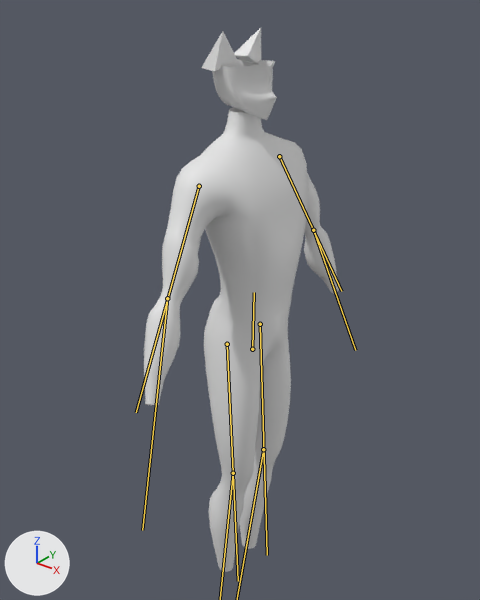
One commit to the glTF model gueya2.glb: the scene before it, then after it.
Rendered twice from a 50 mm lens placed at (1.48, -1.94, 2.39), pointed at (-0.1, 0.04, 1.17). Arrows for +X, +Y and +Z are at lower left; the lights stay in place. The bones that change are drawn over the model as lines.
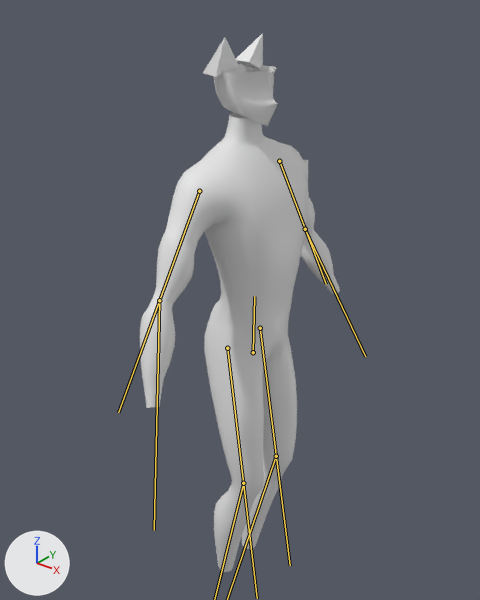
The newer file adds an action. The first version stands in its rest pose; the second is drawn at frame 26 of the action 'idle_loop'.

Edits to the scene script, one JSON object a line:
```json
{"block": "bone_bone", "where": "bone_bone = bpy.data.objects['Armature'].pose.bones['Bone']"}
{"op": "set", "path": "bone_bone.location", "old": "(0.0, 0.0, 0.0)", "new": "(0.0, -0.04, 0.0)"}
{"block": "bone_bone_004", "where": "bone_bone_004 = bpy.data.objects['Armature'].pose.bones['Bone.004']  # child of 'Bone.003'"}
{"op": "set", "path": "bone_bone_004.rotation_quaternion", "old": "(1.0, 0.0, 0.0, 0.0)", "new": "(0.724, 0.062, -0.687, 0.034)", "note": "degrees (0, 0, 0) -> degrees (40, -86, -33)"}
{"block": "bone_bone_005", "where": "bone_bone_005 = bpy.data.objects['Armature'].pose.bones['Bone.005']  # child of 'Bone.004'"}
{"op": "set", "path": "bone_bone_005.rotation_quaternion", "old": "(1.0, 0.0, 0.0, 0.0)", "new": "(0.994, -0.096, 0.0, 0.05)", "note": "degrees (0, 0, 0) -> degrees (-11, 1, 6)"}
{"block": "bone_bone_011", "where": "bone_bone_011 = bpy.data.objects['Armature'].pose.bones['Bone.011']  # child of 'Bone.006'"}
{"op": "set", "path": "bone_bone_011.rotation_quaternion", "old": "(1.0, 0.0, 0.0, 0.0)", "new": "(0.998, -0.038, -0.054, 0.02)", "note": "degrees (0, 0, 0) -> degrees (-5, -6, 3)"}
{"block": "bone_bone_012", "where": "bone_bone_012 = bpy.data.objects['Armature'].pose.bones['Bone.012']  # child of 'Bone.011'"}
{"op": "set", "path": "bone_bone_012.rotation_quaternion", "old": "(1.0, 0.0, 0.0, 0.0)", "new": "(0.996, 0.069, 0.0, -0.053)", "note": "degrees (0, 0, 0) -> degrees (8, 0, -6)"}
{"block": "bone_bone_007", "where": "bone_bone_007 = bpy.data.objects['Armature'].pose.bones['Bone.007']  # child of 'Bone'"}
{"op": "set", "path": "bone_bone_007.rotation_quaternion", "old": "(1.0, 0.0, 0.0, 0.0)", "new": "(0.999, 0.008, 0.009, -0.049)", "note": "degrees (0, 0, 0) -> degrees (1, 1, -6)"}
{"block": "bone_bone_008", "where": "bone_bone_008 = bpy.data.objects['Armature'].pose.bones['Bone.008']  # child of 'Bone.007'"}
{"op": "set", "path": "bone_bone_008.rotation_quaternion", "old": "(1.0, 0.0, 0.0, 0.0)", "new": "(0.995, -0.02, 0.0, 0.101)", "note": "degrees (0, 0, 0) -> degrees (-2, 0, 12)"}
{"block": "bone_bone_009", "where": "bone_bone_009 = bpy.data.objects['Armature'].pose.bones['Bone.009']  # child of 'Bone'"}
{"op": "set", "path": "bone_bone_009.rotation_quaternion", "old": "(1.0, 0.0, 0.0, 0.0)", "new": "(0.999, 0.008, -0.008, 0.05)", "note": "degrees (0, 0, 0) -> degrees (1, -1, 6)"}
{"block": "bone_bone_010", "where": "bone_bone_010 = bpy.data.objects['Armature'].pose.bones['Bone.010']  # child of 'Bone.009'"}
{"op": "set", "path": "bone_bone_010.rotation_quaternion", "old": "(1.0, 0.0, 0.0, 0.0)", "new": "(0.994, -0.019, 0.0, -0.104)", "note": "degrees (0, 0, 0) -> degrees (-2, 0, -12)"}
```

Boxes (x1, y1, x2, y2) around the edits, measured in the pictures (480 x 600 px):
```json
{"object": "Cube", "change": "posed", "before": [144, 28, 340, 572], "after": [140, 33, 340, 572]}
{"bone": "Bone", "before": "(252, 349) to (254, 292)", "after": "(253, 352) to (254, 296)"}
{"bone": "Bone.004", "before": "(279, 156) to (341, 291)", "after": "(279, 161) to (326, 284)"}
{"bone": "Bone.005", "before": "(313, 230) to (355, 350)", "after": "(305, 229) to (365, 356)"}
{"bone": "Bone.011", "before": "(199, 186) to (136, 412)", "after": "(199, 191) to (118, 412)"}
{"bone": "Bone.012", "before": "(167, 298) to (142, 530)", "after": "(159, 300) to (154, 530)"}
{"bone": "Bone.007", "before": "(260, 324) to (267, 555)", "after": "(260, 328) to (290, 565)"}
{"bone": "Bone.009", "before": "(227, 344) to (238, 581)", "after": "(227, 348) to (257, 598)"}
```
